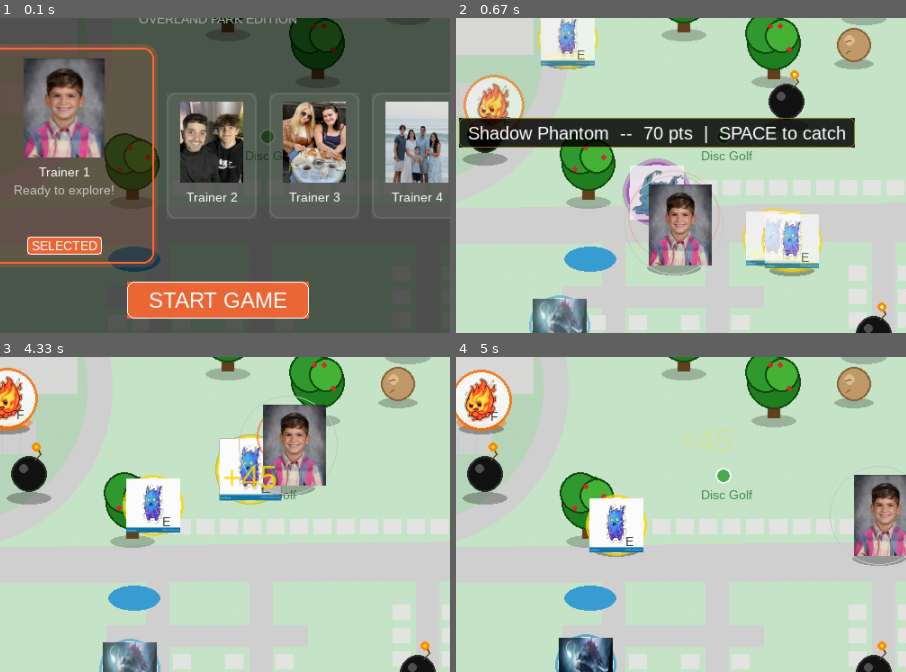
Above: before the commit, frames 1-4 (two rows, left to right).
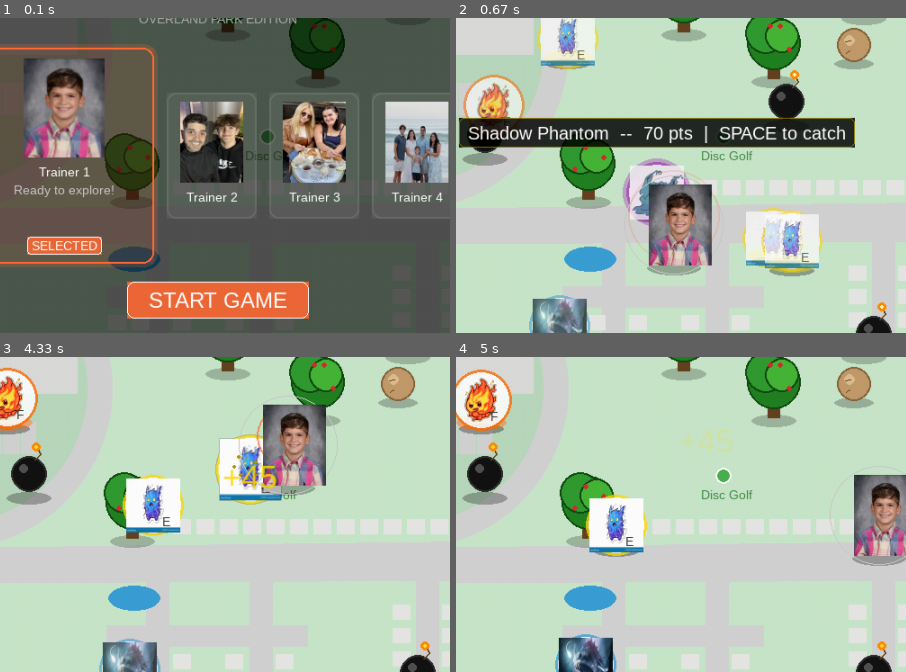
Above: after the commit, the same moments.

Repository: Carlos3652/geocatch
Game: pygame game, started from geocatch_pygame.py
Two runs of this game, one before a commit and one after it. Both use one fixed random seed, a clock stepped at 60 frames per second and the inputs below.
Inputs:
- Up to frame 1 (0.1 s): no input
- Up to frame 2 (0.67 s): click "START GAME" at 0.38 s
- Up to frame 3 (4.33 s): tap Space at 0.67, 1.07, 1.37, 1.62, 1.95, 2.25, 2.45, 2.75, 3.02, 3.35, 3.65, 3.78, 4.18 s; hold Right 1-1.47 s; hold Up 1.55-1.85 s; hold Right 1.88-2.35 s; hold Left 2.38-2.92 s; hold Down 2.95-3.25 s; hold Left 3.28-3.68 s; hold Up 3.72-4.08 s; hold Right from 4.12 s (still down)
- Up to frame 4 (5 s): tap Space at 4.48, 4.85 s; release Right at 4.75 s; hold Down from 4.78 s (still down)
The pictures show only the part of the screen within x 26-76%, y 17-67%; the shares and areas given below are measured in that part.

Frames 1-2 are identical in both runs. In frame 3, less than 0.1% of the frame differs, in the area x 51-58%, y 31-40%; in frame 4, nothing differs.

Commit message:
Add particle burst effect on creature catch
Spawn 8-12 colored dots that radiate outward from the catch point
and fade out over 0.5 seconds. Particles use the creature's type
color, shrink and dim as they expire. Includes 13 pytest tests
covering spawning, physics, lifetime, and visual fade logic.

Co-Authored-By: Claude Opus 4.6 <noreply@anthropic.com>

Diff:
--- a/geocatch_pygame.py
+++ b/geocatch_pygame.py
@@ -119,6 +119,9 @@
 
 # #6: Catch pop animations
 catch_animations = []
+
+# Catch burst particles
+catch_particles = []
 
 # #8: Screen shake
 shake_frames = 0
@@ -550,7 +553,7 @@
 def reset_game():
     global score, inventory, player_x, player_y, start_ticks, creatures, bombs, float_texts
     global bomb_flash_frames, bomb_cooldown, score_saved, is_new_high_score, name_input, game_time
-    global catch_streak, streak_multiplier, catch_animations, shake_frames, shake_magnitude
+    global catch_streak, streak_multiplier, catch_animations, catch_particles, shake_frames, shake_magnitude
     global _total_paused_ms, _pause_start_ms, _escalation_triggered, _bob_speed
     global _spawn_delay_timer, _last_tick_second
     global _go_cache, _go_fireworks, _go_caught_keys, _cs_popup
@@ -572,6 +575,7 @@
     catch_streak = 0
     streak_multiplier = 1.0
     catch_animations = []
+    catch_particles = []
     shake_frames = 0
     shake_magnitude = 0
     _total_paused_ms = 0
@@ -775,6 +779,22 @@
                                 "max_timer": 0.24,
                                 "bob": c.get("_bob", 0),
                             })
+                            # Catch burst particles: 8-12 colored dots radiating outward
+                            _bp_color = CREATURE_COLORS.get(caught["name"], ACCENT)
+                            _bp_count = random.randint(8, 12)
+                            for _bp_i in range(_bp_count):
+                                _bp_angle = 2 * math.pi * _bp_i / _bp_count + random.uniform(-0.3, 0.3)
+                                _bp_speed = random.uniform(60, 140)
+                                catch_particles.append({
+                                    "x": float(c["x"]),
+                                    "y": float(c["y"]) + c.get("_bob", 0),
+                                    "vx": math.cos(_bp_angle) * _bp_speed,
+                                    "vy": math.sin(_bp_angle) * _bp_speed,
+                                    "life": 0.5,
+                                    "max_life": 0.5,
+                                    "color": _bp_color,
+                                    "r": random.randint(2, 4),
+                                })
                             _play(_snd_catch)  # #1
                             del creatures[i]
                             break  # one catch per press
@@ -895,6 +915,13 @@
         for ca in catch_animations:
             ca["timer"] -= dt
         catch_animations[:] = [ca for ca in catch_animations if ca["timer"] > 0]
+
+        # Update catch burst particles
+        for cp in catch_particles:
+            cp["x"] += cp["vx"] * dt
+            cp["y"] += cp["vy"] * dt
+            cp["life"] -= dt
+        catch_particles[:] = [cp for cp in catch_particles if cp["life"] > 0]
 
         # #8: Decay screen shake
         if shake_frames > 0:
@@ -1349,6 +1376,15 @@
                     screen.blit(scaled, (int(ca["x"]) + _shake_ox - size // 2,
                                          int(ca["y"]) + _shake_oy - size // 2 + ca.get("bob", 0)))
 
+        # Draw catch burst particles
+        for cp in catch_particles:
+            _cp_frac = max(0.0, min(1.0, cp["life"] / cp["max_life"]))
+            _cp_col = (int(cp["color"][0] * _cp_frac),
+                       int(cp["color"][1] * _cp_frac),
+                       int(cp["color"][2] * _cp_frac))
+            _cp_r = max(1, int(cp["r"] * _cp_frac))
+            pygame.draw.circle(screen, _cp_col, (int(cp["x"]) + _shake_ox, int(cp["y"]) + _shake_oy), _cp_r)
+
         # Proximity creature label
         closest_c, closest_dist = None, 55
         for c in creatures:
--- /dev/null
+++ b/test_catch_particles.py
@@ -0,0 +1,159 @@
+"""Tests for catch burst particle effect."""
+import math
+import random
+
+
+def spawn_catch_particles(x, y, color, bob=0, rng=None):
+    """Reproduce the catch particle spawning logic from geocatch_pygame.py."""
+    if rng is None:
+        rng = random
+    count = rng.randint(8, 12)
+    particles = []
+    for i in range(count):
+        angle = 2 * math.pi * i / count + rng.uniform(-0.3, 0.3)
+        speed = rng.uniform(60, 140)
+        particles.append({
+            "x": float(x),
+            "y": float(y) + bob,
+            "vx": math.cos(angle) * speed,
+            "vy": math.sin(angle) * speed,
+            "life": 0.5,
+            "max_life": 0.5,
+            "color": color,
+            "r": rng.randint(2, 4),
+        })
+    return particles
+
+
+def update_particles(particles, dt):
+    """Simulate one frame of particle update."""
+    for cp in particles:
+        cp["x"] += cp["vx"] * dt
+        cp["y"] += cp["vy"] * dt
+        cp["life"] -= dt
+    return [cp for cp in particles if cp["life"] > 0]
+
+
+class TestCatchParticles:
+    """Test the catch burst particle system."""
+
+    def test_spawn_count_in_range(self):
+        """Should spawn between 8 and 12 particles."""
+        for _ in range(50):
+            particles = spawn_catch_particles(100, 200, (255, 107, 0))
+            assert 8 <= len(particles) <= 12
+
+    def test_particles_originate_at_catch_point(self):
+        """All particles should start at the catch position."""
+        particles = spawn_catch_particles(150, 250, (59, 159, 212))
+        for p in particles:
+            assert p["x"] == 150.0
+            assert p["y"] == 250.0
+
+    def test_bob_offset_applied(self):
+        """Bob offset should shift the y start position."""
+        particles = spawn_catch_particles(100, 200, (76, 175, 80), bob=5)
+        for p in particles:
+            assert p["y"] == 205.0
+
+    def test_particles_radiate_outward(self):
+        """After one update step, all particles should be farther from origin."""
+        particles = spawn_catch_particles(300, 300, (255, 215, 0))
+        dt = 0.016
+        for p in particles:
+            ox, oy = p["x"], p["y"]
+            p["x"] += p["vx"] * dt
+            p["y"] += p["vy"] * dt
+            dist = math.hypot(p["x"] - ox, p["y"] - oy)
+            assert dist > 0, "Particle should move away from origin"
+
+    def test_particles_have_velocity(self):
+        """Each particle should have non-zero velocity (radial direction)."""
+        particles = spawn_catch_particles(100, 200, (255, 107, 0))
+        for p in particles:
+            speed = math.hypot(p["vx"], p["vy"])
+            assert 60 <= speed <= 140, f"Speed {speed} out of range [60, 140]"
+
+    def test_velocities_spread_around_circle(self):
+        """Particle angles should cover a full circle (rough check)."""
+        rng = random.Random(42)
+        particles = spawn_catch_particles(0, 0, (255, 0, 0), rng=rng)
+        angles = [math.atan2(p["vy"], p["vx"]) for p in particles]
+        angles.sort()
+        # With 8-12 particles spread around 2π, max gap should be < π
+        for i in range(1, len(angles)):
+            gap = angles[i] - angles[i - 1]
+            assert gap < math.pi, f"Gap {gap:.2f} too large between consecutive angles"
+
+    def test_life_starts_at_half_second(self):
+        """All particles should have 0.5s lifetime."""
+        particles = spawn_catch_particles(100, 200, (255, 107, 0))
+        for p in particles:
+            assert p["life"] == 0.5
+            assert p["max_life"] == 0.5
+
+    def test_particles_expire_after_half_second(self):
+        """All particles should be removed after 0.5 seconds of updates."""
+        particles = spawn_catch_particles(100, 200, (255, 107, 0))
+        dt = 0.016  # ~60fps
+        steps = 0
+        while particles:
+            particles = update_particles(particles, dt)
+            steps += 1
+            assert steps <= 100, "Particles should expire within reasonable time"
+        # 0.5 / 0.016 = 31.25, so should take ~32 steps
+        assert 30 <= steps <= 33, f"Expected ~31 steps, got {steps}"
+
+    def test_color_preserved(self):
+        """Particles should store the creature's color."""
+        color = (156, 39, 176)
+        particles = spawn_catch_particles(100, 200, color)
+        for p in particles:
+            assert p["color"] == color
+
+    def test_radius_in_range(self):
+        """Particle radius should be between 2 and 4."""
+        for _ in range(20):
+            particles = spawn_catch_particles(100, 200, (255, 107, 0))
+            for p in particles:
+                assert 2 <= p["r"] <= 4
+
+    def test_fade_color_modulation(self):
+        """Color should fade to black as life approaches zero (RGB * life_frac)."""
+        color = (200, 100, 50)
+        particles = spawn_catch_particles(100, 200, color)
+        p = particles[0]
+        # At full life, frac = 1.0 → full color
+        frac = p["life"] / p["max_life"]
+        assert frac == 1.0
+        modulated = (int(color[0] * frac), int(color[1] * frac), int(color[2] * frac))
+        assert modulated == color
+        # At half life, frac = 0.5 → half color
+        p["life"] = 0.25
+        frac = p["life"] / p["max_life"]
+        modulated = (int(color[0] * frac), int(color[1] * frac), int(color[2] * frac))
+        assert modulated == (100, 50, 25)
+        # At zero life, frac = 0 → black
+        p["life"] = 0.0
+        frac = max(0.0, p["life"] / p["max_life"])
+        modulated = (int(color[0] * frac), int(color[1] * frac), int(color[2] * frac))
+        assert modulated == (0, 0, 0)
+
+    def test_radius_shrinks_with_life(self):
+        """Rendered radius should shrink as life fraction decreases."""
+        p = {"r": 4, "life": 0.5, "max_life": 0.5}
+        frac = p["life"] / p["max_life"]
+        assert max(1, int(p["r"] * frac)) == 4
+        p["life"] = 0.25
+        frac = p["life"] / p["max_life"]
+        assert max(1, int(p["r"] * frac)) == 2
+        p["life"] = 0.05
+        frac = p["life"] / p["max_life"]
+        assert max(1, int(p["r"] * frac)) == 1
+
+    def test_particle_dict_structure(self):
+        """Validate expected particle dict fields."""
+        particles = spawn_catch_particles(100, 200, (255, 0, 0))
+        required_keys = {"x", "y", "vx", "vy", "life", "max_life", "color", "r"}
+        for p in particles:
+            assert set(p.keys()) == required_keys
